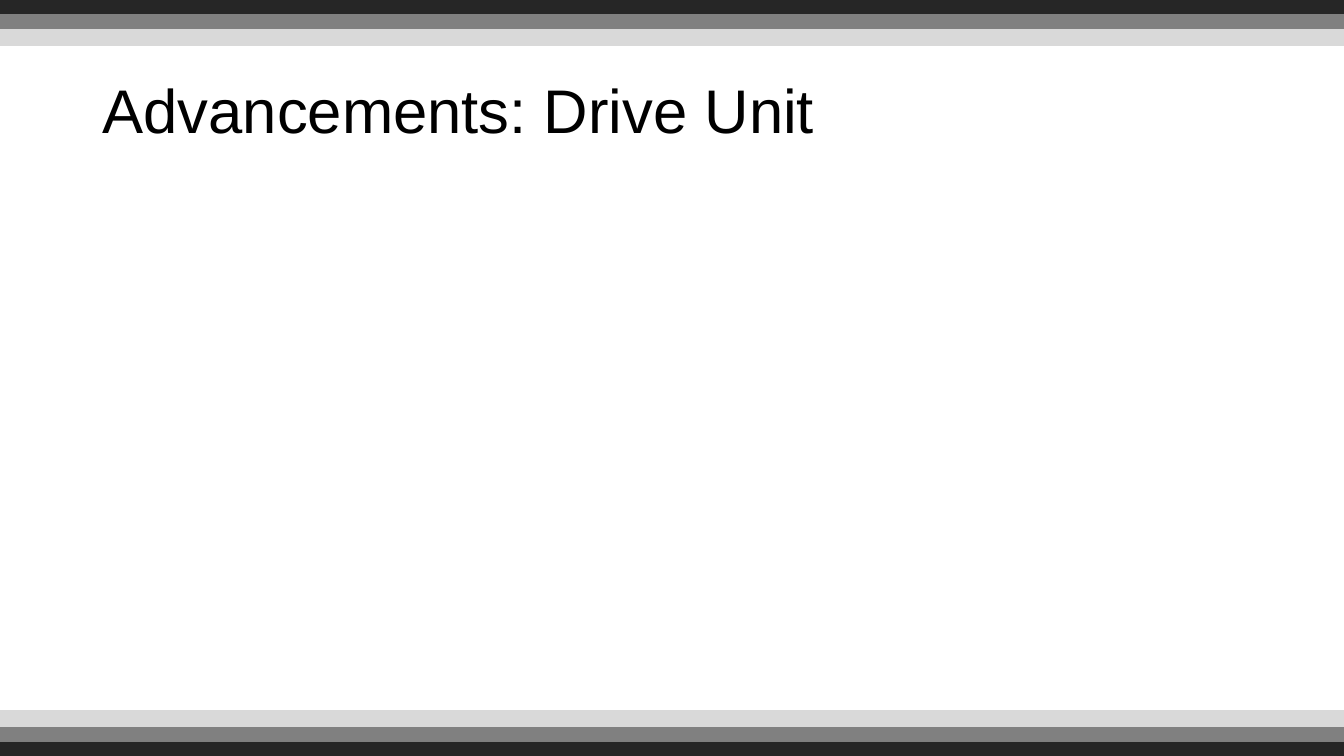
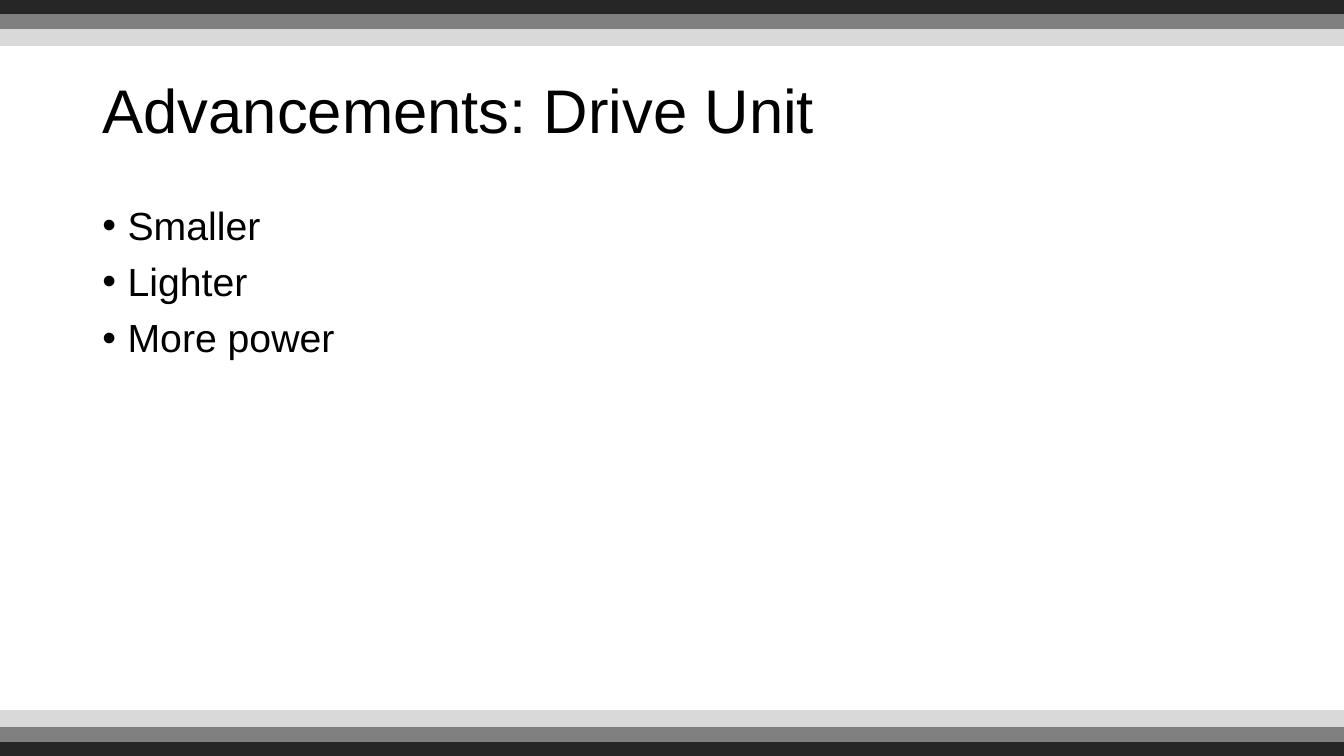
Before and after one commit to Reignable/Employment-Docs, a slide deck: slide 6 of companies/Bosch/presentation/Presentation.pptx. Drawn at 1344x756 pixels with LibreOffice and Linux fonts; fonts in the diff are those of the drawing; background and template pictures are left out. Boxes give left, top, right and bottom in pixels: in the first picture for what was removed or moved away, otherwise in the second. Text is boxed around its words. In the diff, an @@ line names an element or a change of style, - is before the commit and + after.

```diff
--- a/companies/Bosch/presentation/Presentation.pptx
+++ b/companies/Bosch/presentation/Presentation.pptx
@@ text added at [128, 211, 335, 360], 28 pt, text #000000 @@
+• Smaller
+• Lighter
+• More power
```
Also in this commit, not shown: 3 other slides changed, 1 slide added, 1 slide removed.
